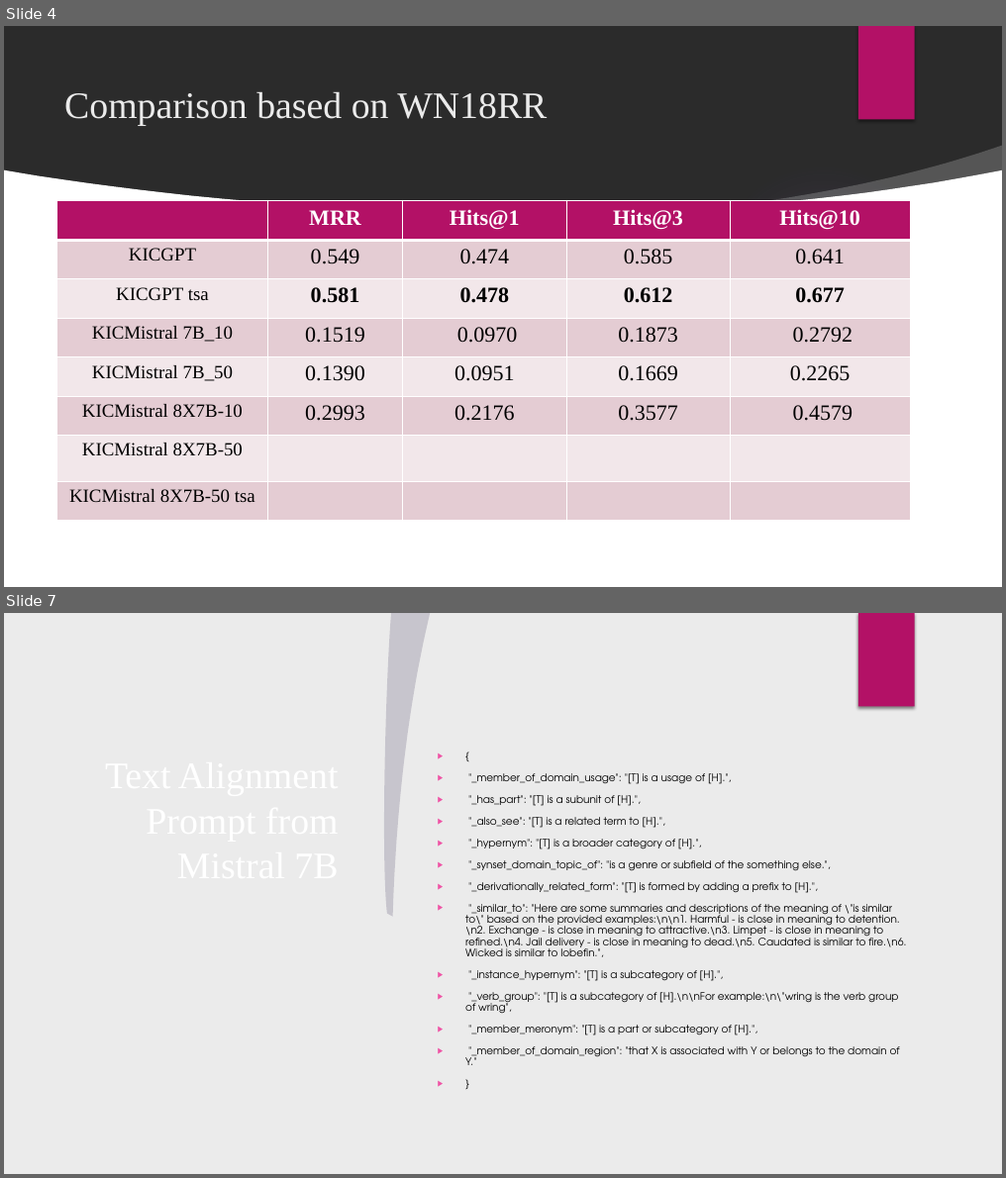
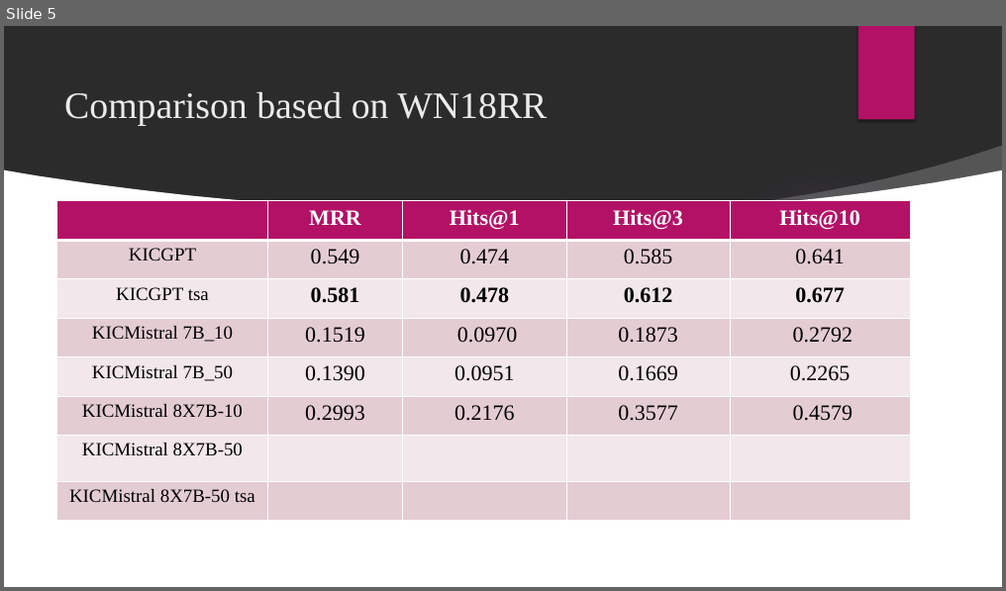
Before and after one commit to ZHAOTransparentAI/KICMISTRAL, a slide deck: KICMistral_pre_v2.pptx. Shown one above the other, each under a label of ours: slides 4 and 7 before the commit, slide 5 after it; the slides between them are not shown. The pictures are 1006x1178 and 1006x591 pixels, drawn with LibreOffice and Linux fonts; fonts in the diff are those of the drawing; background and template pictures are left out; a plain dark background stands for a picture behind light text. Boxes give left, top, right and bottom in pixels: in the first picture for what was removed or moved away, otherwise in the second. Text is boxed around its words. In the diff, an @@ line names an element or a change of style, - is before the commit and + after.

```diff
--- a/KICMistral_pre_v2.pptx
+++ b/KICMistral_pre_v2.pptx
@@ slide 7 removed at box(4, 613, 1002, 1174), background #EBEBEB @@
@@ rectangle removed at box(4, 613, 1002, 1174) @@
@@ freeform shape removed at box(384, 613, 430, 917) @@
@@ rectangle removed at box(858, 613, 915, 707) @@
@@ title removed at box(57, 748, 346, 1114) @@
-Text Alignment Prompt from Mistral 7B
@@ text removed at box(465, 773, 906, 1065) @@
-▶ {
-▶ "_member_of_domain_usage": "[T] is a usage of [H].",
-▶ "_has_part": "[T] is a subunit of [H].",
-▶ "_also_see": "[T] is a related term to [H].",
-▶ "_hypernym": "[T] is a broader category of [H].",
-▶ "_synset_domain_topic_of": "is a genre or subfield of the something else.",
-▶ "_derivationally_related_form": "[T] is formed by adding a prefix to [H].",
-▶ "_similar_to": "Here are some summaries and descriptions of the meaning of \"is similar to\" based on the provided examples:\n\n1. Harmful - is close in meaning to detention.\n2. Exchange - is close in meaning to attractive.\n3. Limpet - is close in meaning to refined.\n4. Jail delivery - is close in meaning to dead.\n5. Caudated is similar to fire.\n6. Wicked is similar to lobefin.",
-▶ "_instance_hypernym": "[T] is a subcategory of [H].",
-▶ "_verb_group": "[T] is a subcategory of [H].\n\nFor example:\n\"wring is the verb group of wring",
-▶ "_member_meronym": "[T] is a part or subcategory of [H].",
-▶ "_member_of_domain_region": "that X is associated with Y or belongs to the domain of Y."
-▶ }
@@ what was slide 4 is now slide 5 @@
```
Also in this commit, not shown: 3 slides changed, 14 other slides removed.
